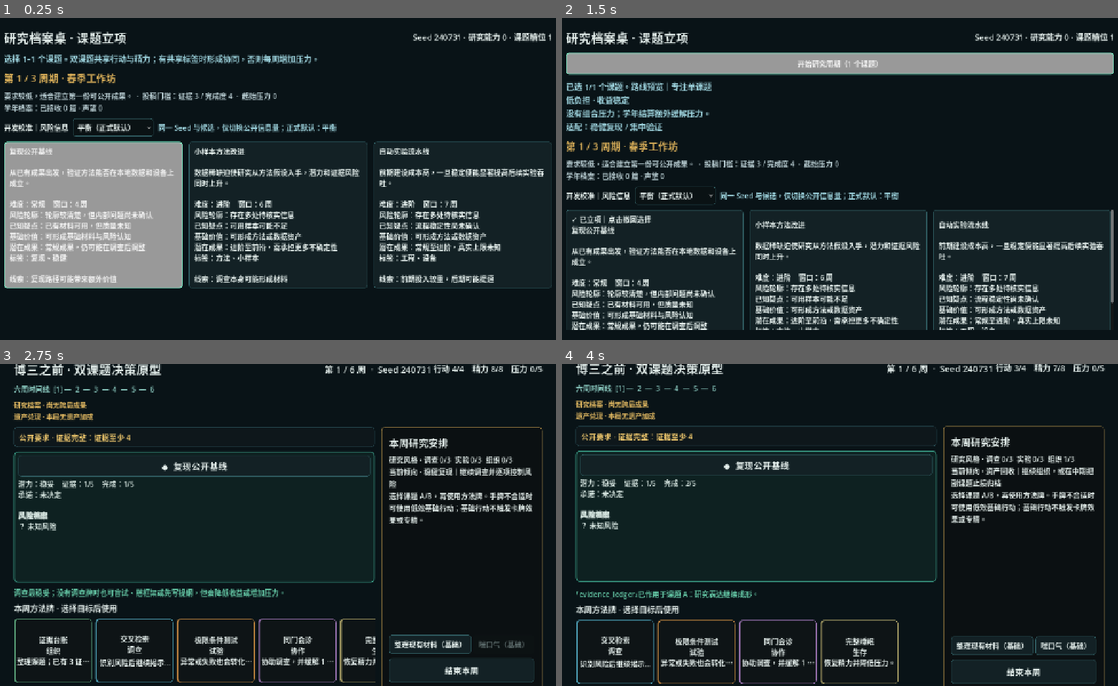
Above: before the commit, frames 1-4 (two rows, left to right).
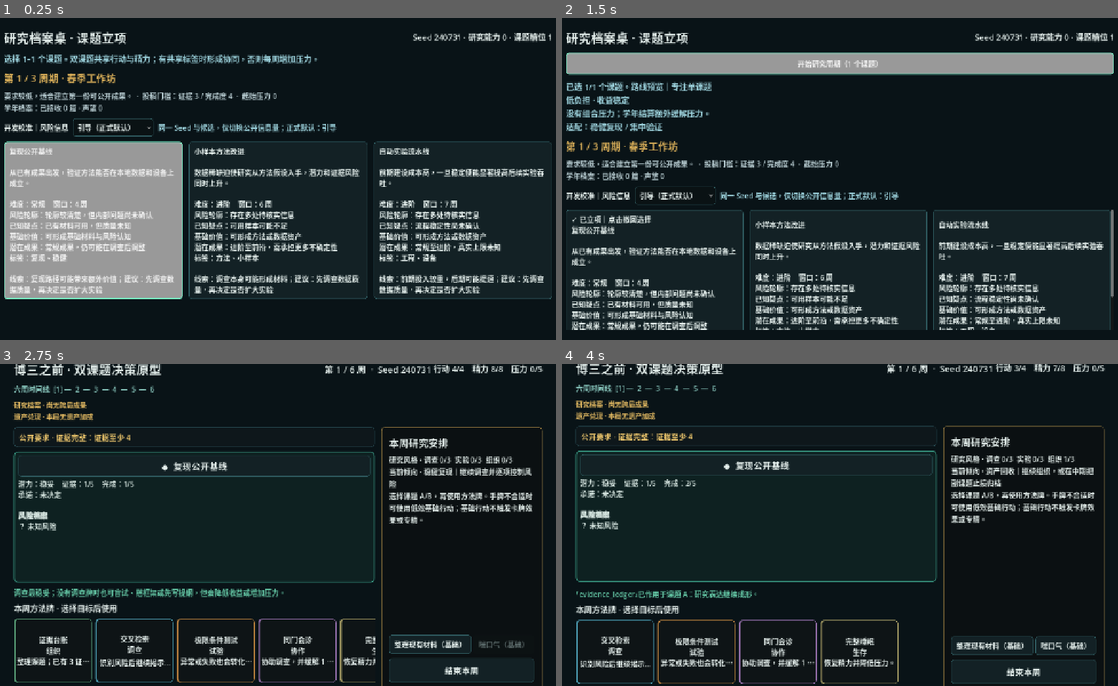
Above: after the commit, the same moments.

Repository: wangyuanjie035-creator/-test
Game: Godot game, scene res://scenes/topic_pool/dynamic_topic_entry.tscn
Same seed, same stepped clock (60 frames per second), same inputs: the game is played once before the commit and once after it.
Inputs:
- Up to frame 1 (0.25 s): no input
- Up to frame 2 (1.5 s): click "平衡（正式默认）" (after the commit: "引导（正式默认）") at 0.5 s; click "复现公开基线 从已有成果出发，验证方法能否在本地数据和设备…" at 1.25 s
- Up to frame 3 (2.75 s): click "开始研究周期（1 个课题）" at 2 s
- Up to frame 4 (4 s): click "◆ 复现公开基线" at 2.75 s; click "证据台账 组织 整理课题；已有 3 证据时额外获得 1 完…" at 3.5 s

The runs differ from the first frame. In frame 1, 2.7% of the frame differs, in the area x 0-100%, y 32-88%; in frame 2, 0.1%; in frame 3, less than 0.1%; in frame 4, less than 0.1%.

Commit message:
feat: adopt guided topic risk information

Diff:
--- a/scenes/topic_pool/dynamic_topic_entry.tscn
+++ b/scenes/topic_pool/dynamic_topic_entry.tscn
@@ -109,7 +109,7 @@
 layout_mode = 2
 size_flags_horizontal = 3
 theme_override_colors/font_color = Color(0.61, 0.82, 0.86, 1)
-text = "同一 Seed 与候选，仅切换公开信息量；正式默认：平衡"
+text = "同一 Seed 与候选，仅切换公开信息量；正式默认：引导"
 autowrap_mode = 2
 
 [node name="CandidateScroll" type="ScrollContainer" parent="Margin/Layout/ChoiceArea"]
--- a/scripts/tools/audit_phase_two_risk_outline.gd
+++ b/scripts/tools/audit_phase_two_risk_outline.gd
@@ -45,14 +45,14 @@
 		_fail("Could not write the comparison artifact.")
 		return
 	file.store_string(JSON.stringify({
-		"status": "INCONCLUSIVE_HUMAN_CALIBRATION_REQUIRED",
-		"formal_default": "balanced",
+		"status": "OWNER_CALIBRATION_PASS_EXTERNAL_RECHECK_PENDING",
+		"formal_default": "guided",
 		"comparison_count": comparisons.size(),
 		"comparisons": comparisons,
 	}, "\t"))
 	file.close()
 	print(
-		"PHASE_TWO_RISK_OUTLINE_AUDIT: PASS (%d comparisons, verdict INCONCLUSIVE)"
+		"PHASE_TWO_RISK_OUTLINE_AUDIT: PASS (%d comparisons, default GUIDED)"
 		% comparisons.size()
 	)
 	quit(0)
--- a/scripts/tools/validate_phase_two_calibration_ui.gd
+++ b/scripts/tools/validate_phase_two_calibration_ui.gd
@@ -22,17 +22,17 @@
 	var grid: GridContainer = entry.get_node(
 		"Margin/Layout/ChoiceArea/CandidateScroll/CandidateGrid"
 	)
-	if option.item_count != 3 or option.selected != 1:
-		_fail("Calibration control did not start on the balanced profile.")
+	if option.item_count != 3 or option.selected != 2:
+		_fail("Calibration control did not start on the guided profile.")
 		return
 	var candidate_ids: Array[StringName] = []
 	for candidate: ResearchTopicCandidate in entry.portfolio.candidates:
 		candidate_ids.append(candidate.candidate_id)
+	var guided_text: String = (grid.get_child(0) as Button).text
+	option.select(1)
+	option.item_selected.emit(1)
+	await process_frame
 	var balanced_text: String = (grid.get_child(0) as Button).text
-	option.select(2)
-	option.item_selected.emit(2)
-	await process_frame
-	var guided_text: String = (grid.get_child(0) as Button).text
 	var refreshed_ids: Array[StringName] = []
 	for candidate: ResearchTopicCandidate in entry.portfolio.candidates:
 		refreshed_ids.append(candidate.candidate_id)
@@ -43,7 +43,7 @@
 		_fail("Changing information level did not update the public clues.")
 		return
 	if entry.candidate_information_level != (
-		ResearchTopicCandidatePresenter.InformationLevel.GUIDED
+		ResearchTopicCandidatePresenter.InformationLevel.BALANCED
 	):
 		_fail("Calibration selection was not retained by the entry screen.")
 		return
--- a/scripts/topic_pool/ui/dynamic_topic_entry.gd
+++ b/scripts/topic_pool/ui/dynamic_topic_entry.gd
@@ -45,7 +45,7 @@
 var current_route_id: StringName = &"single"
 var year_finished: bool = false
 var candidate_information_level: ResearchTopicCandidatePresenter.InformationLevel = (
-	ResearchTopicCandidatePresenter.InformationLevel.BALANCED
+	ResearchTopicCandidatePresenter.InformationLevel.GUIDED
 )
 
 
@@ -67,14 +67,14 @@
 		ResearchTopicCandidatePresenter.InformationLevel.VEILED
 	)
 	information_level_option.add_item(
-		"平衡（正式默认）",
+		"平衡",
 		ResearchTopicCandidatePresenter.InformationLevel.BALANCED
 	)
 	information_level_option.add_item(
-		"引导",
+		"引导（正式默认）",
 		ResearchTopicCandidatePresenter.InformationLevel.GUIDED
 	)
-	information_level_option.select(1)
+	information_level_option.select(2)
 	information_level_option.item_selected.connect(_on_information_level_selected)
 
 
--- a/scripts/topic_pool/ui/research_topic_candidate_presenter.gd
+++ b/scripts/topic_pool/ui/research_topic_candidate_presenter.gd
@@ -10,7 +10,7 @@
 
 static func build_public_profile(
 	candidate: ResearchTopicCandidate,
-	information_level: InformationLevel = InformationLevel.BALANCED
+	information_level: InformationLevel = InformationLevel.GUIDED
 ) -> Dictionary:
 	if candidate == null or candidate.archetype == null:
 		return {}
@@ -39,7 +39,7 @@
 
 static func format_candidate_card(
 	candidate: ResearchTopicCandidate,
-	information_level: InformationLevel = InformationLevel.BALANCED
+	information_level: InformationLevel = InformationLevel.GUIDED
 ) -> String:
 	if candidate == null or candidate.archetype == null:
 		return "无效课题"
Not shown, added: scripts/tools/audit_phase_two_risk_outline.gd.uid
Not shown, added: scripts/tools/validate_phase_two_build_tendencies.gd.uid
Not shown, added: scripts/tools/validate_phase_two_calibration_ui.gd.uid
Not shown, added: scripts/tools/validate_phase_two_reversible_selection.gd.uid
Not shown, added: scripts/tools/validate_phase_two_risk_reveal_decision.gd.uid
Not shown, added: scripts/tools/validate_phase_two_route_profiles.gd.uid
Not shown, added: scripts/topic_pool/ui/research_portfolio_route_presenter.gd.uid
Not shown, changed: docs/game_design/DUAL_TOPIC_GDD_V4.md
Not shown, changed: docs/production/DUAL_TOPIC_SCHEDULE.md
